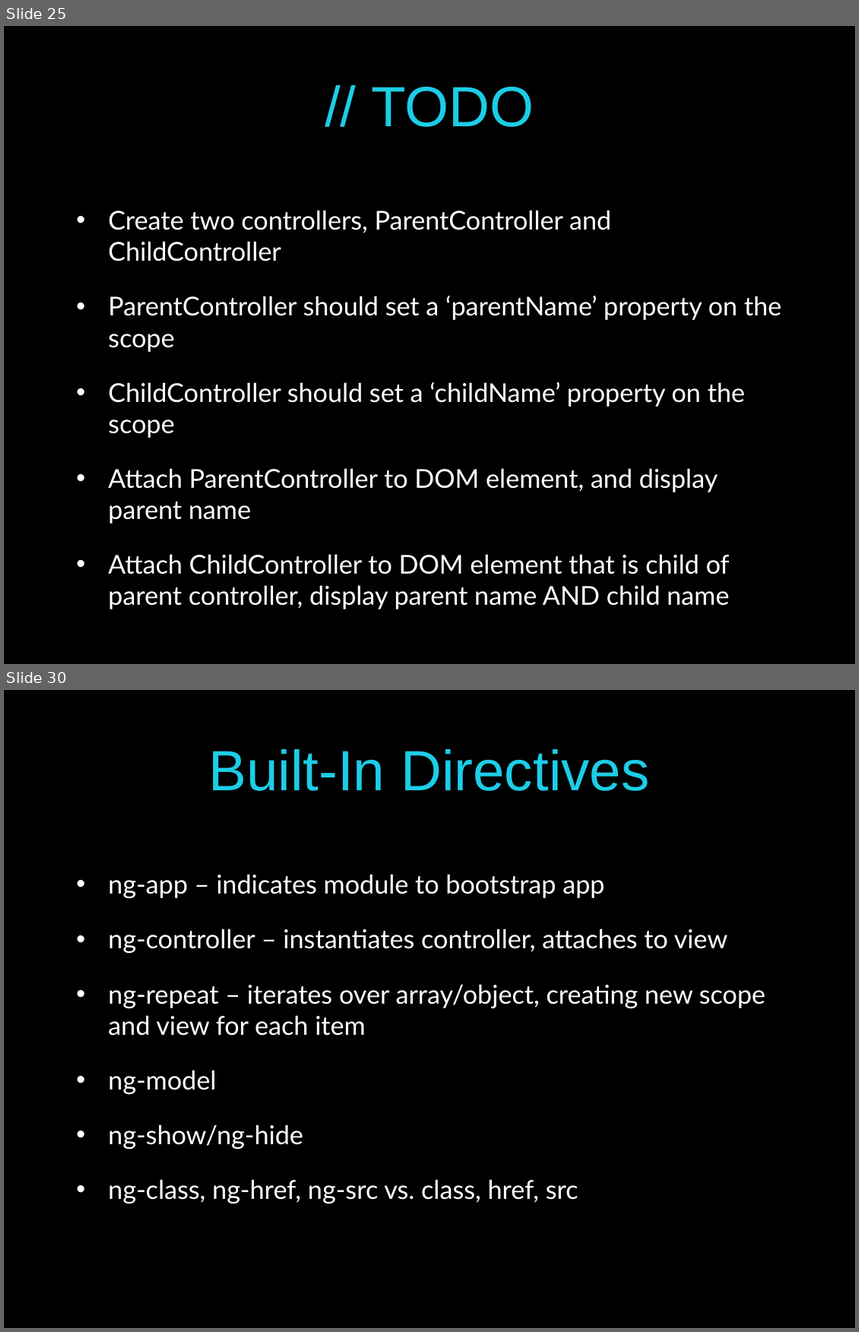
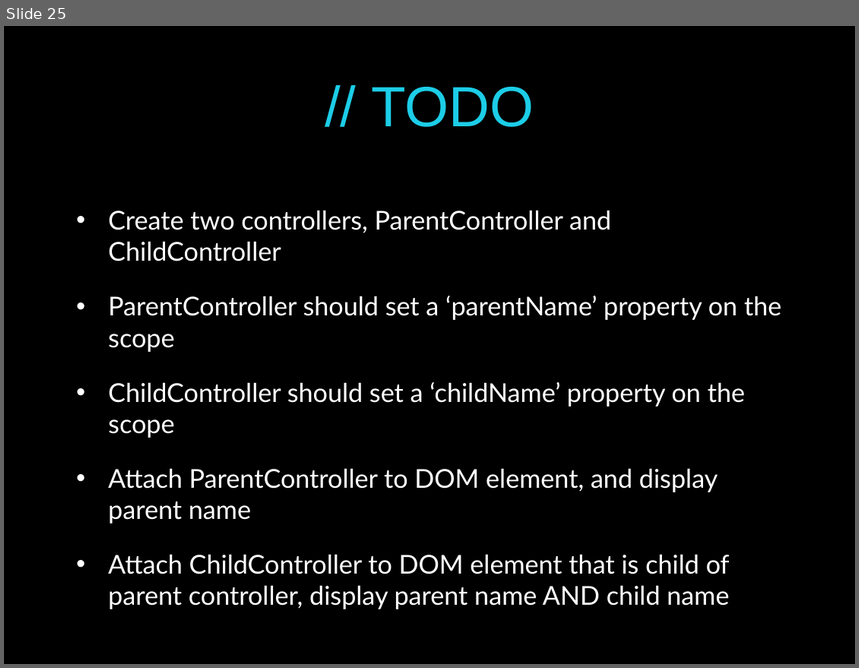
Before and after one commit to pmaccart/ng-bootcamp, a slide deck: slides/ng-bootcamp-day-1.pptx. Shown one above the other, each under a label of ours: slides 25 and 30 before the commit, slide 25 after it; the slides between them are not shown. The pictures are 859x1332 and 859x668 pixels, drawn with LibreOffice and Linux fonts; fonts in the diff are those of the drawing. Boxes give left, top, right and bottom in pixels: in the first picture for what was removed or moved away, otherwise in the second. Text is boxed around its words. In the diff, an @@ line names an element or a change of style, - is before the commit and + after.

```diff
--- a/slides/ng-bootcamp-day-1.pptx
+++ b/slides/ng-bootcamp-day-1.pptx
@@ slide 30 removed at <box>4,690,855,1328</box>, background #000000 @@
@@ title removed at <box>208,749,650,791</box> @@
-Built-In Directives
@@ text removed at <box>108,874,766,1205</box> @@
-• ng-app – indicates module to bootstrap app
-• ng-controller – instantiates controller, attaches to view
-• ng-repeat – iterates over array/object, creating new scope and view for each item
-• ng-model
-• ng-show/ng-hide
-• ng-class, ng-href, ng-src vs. class, href, src
```
Also in this commit, not shown: 21 other slides removed, 2 other files.
